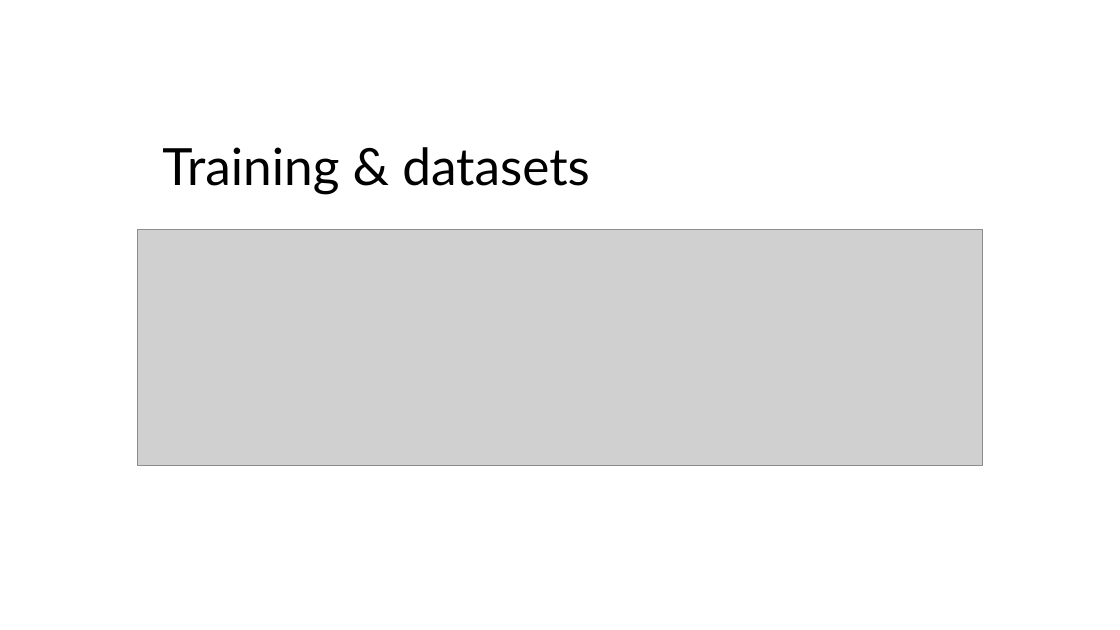
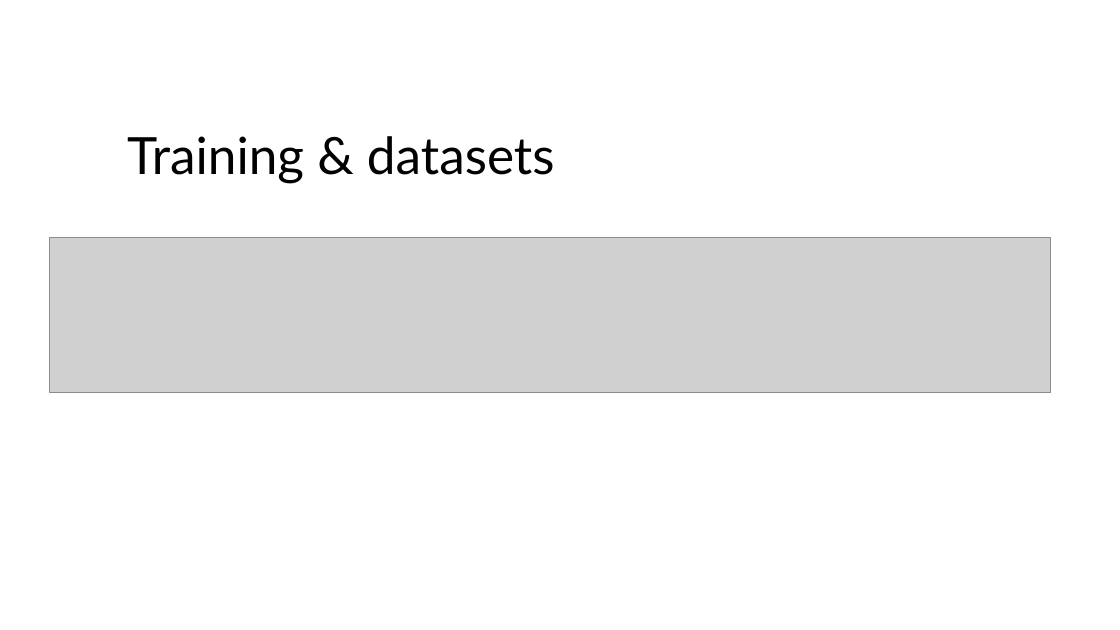
Before and after one commit to Shuagib/multi-modal-Mimir, a slide deck: slide 5 of Præsentation1.pptx. Drawn at 1120x630 pixels with LibreOffice and Linux fonts; fonts in the diff are those of the drawing; grey boxes stand for pictures. Boxes give left, top, right and bottom in pixels: in the first picture for what was removed or moved away, otherwise in the second. Text is boxed around its words. In the diff, an @@ line names an element or a change of style, - is before the commit and + after.

```diff
--- a/Præsentation1.pptx
+++ b/Præsentation1.pptx
@@ title "Training & datasets" moved from (x1=162, y1=147, x2=590, y2=195) to (x1=127, y1=136, x2=555, y2=184) @@
@@ picture resized from (x1=137, y1=230, x2=982, y2=465) to (x1=50, y1=238, x2=1051, y2=392) @@
```
Also in this commit, not shown: 2 other slides changed, 1 slide added, 2 slides removed.
